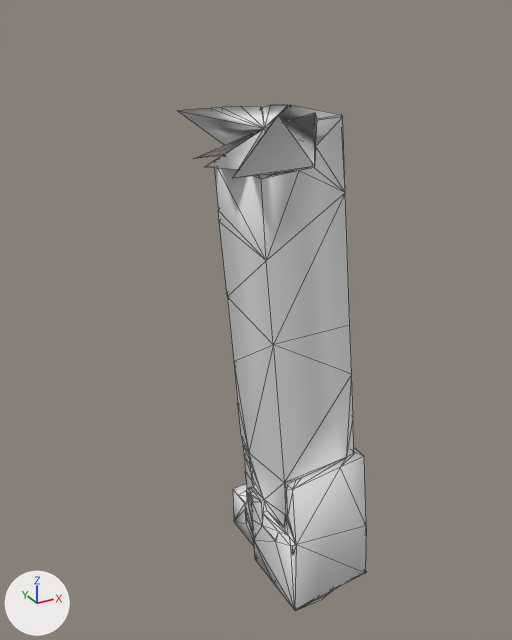
Two versions of the OBJ model src/main/resources/assets/kn8/meshes/kikoru/leg_right.obj, one commit apart.
Before and after are seen from a 50 mm camera at (-0.415, -0.834, 0.887) aimed at (0.054, 0.02, 0.46). Lighting does not change. The marker at lower left points along +X, +Y and +Z. The picture after the commit comes second. Mesh edges are drawn as thin lines. Where no turn or scale is listed for an object, it has been applied to the vertices. Vertices at exactly the same position are counted once.

The first picture shows 'leg_right'.
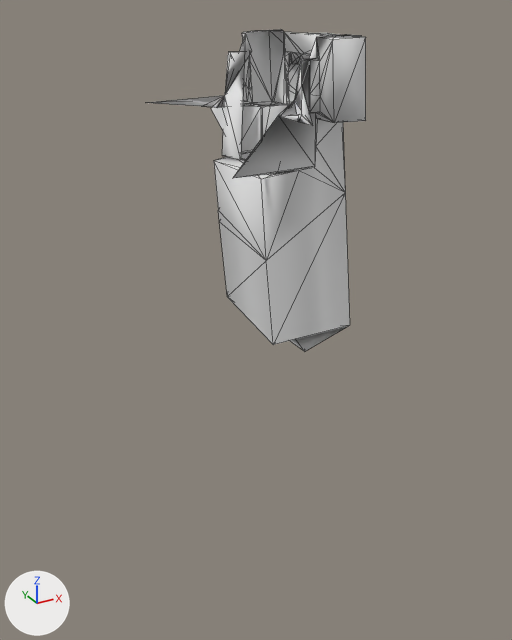
The edits, one by one:
me_leg_right is used by ob_leg_right; location (0.0, 0.0, 0.0).
me_leg_right had 262 vertices, 521 faces and spanned x -0.042..0.198, y -0.112..0.132, z 0.0..0.771.
me_leg_right now has 208 vertices, 405 faces and spans x -0.078..0.165, y -0.128..0.099, z 0.367..0.861.
me_leg_right part 1: 197 vertices removed from x 0.034..0.198, y -0.112..0.132, z 0.0..0.387; 1 vertex added at x 0.093, y -0.012, z 0.448.
me_leg_right part 2: 5 vertices removed from x -0.042..0.056, y -0.027..0.058, z 0.7..0.765; 147 vertices added at x -0.078..0.157, y -0.128..0.099, z 0.701..0.861.

What differs and where, as boxes [x1, y1, x2, y2] in the pictures (512 x 640 px):
'leg_right', reshaped (16% wider, 36% shorter)
    before: [178, 105, 366, 611]
    after: [148, 29, 366, 351]
part 1 of me_leg_right, cut back
    before: [227, 297, 366, 611]
    after: [290, 326, 348, 351]
part 2 of me_leg_right, built on
    before: [178, 105, 342, 176]
    after: [148, 29, 366, 160]
